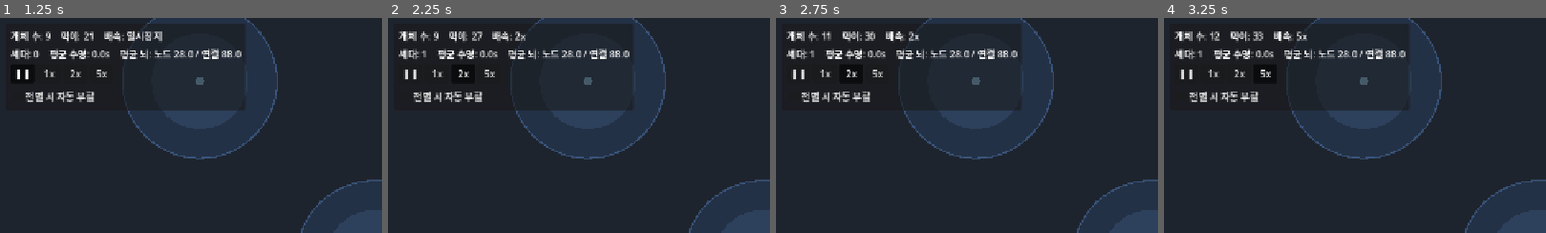
Above: before the commit, frames 1-4 (left to right).
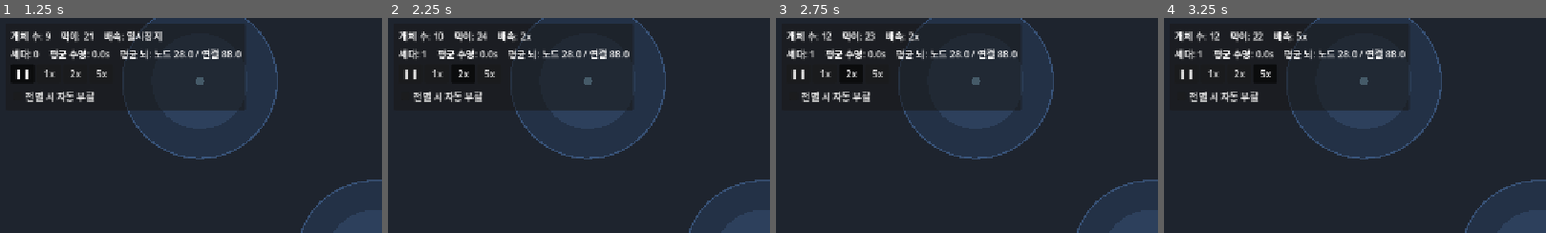
Above: after the commit, the same moments.

Repository: MoriochoRadio/mindlings
Game: Godot game, scene res://scenes/Main.tscn
Two runs of this game, one before a commit and one after it. Both use one fixed random seed, a clock stepped at 60 frames per second and the inputs below.
Inputs:
- Up to frame 1 (1.25 s): click "❚❚" at 0.5 s
- Up to frame 2 (2.25 s): click "1x" at 1.25 s; click "2x" at 2 s
- Up to frame 3 (2.75 s): no input
- Up to frame 4 (3.25 s): click "5x" at 2.75 s
The pictures show only the part of the screen within x 0-50%, y 0-50%; the shares and areas given below are measured in that part.

Frame 1 is identical in both runs. In frame 2, 0.8% of the frame differs, in the area x 12-38%, y 6-12%; in frame 3, 0.1%; in frame 4, less than 0.1%.

Commit message:
refactor(방향C): 진단 근거로 안전망 기본 OFF + 셀링 정직하게 조정
AI 기여도 진단(docs/AI_DIAGNOSIS.md) 결과에 따른 방향 C 1차 실행:
- 생존은 창시자 본능이 100% 결정, 생애 학습 기여 거의 0, 매 틱 안전망은 역효과로 확증.
- survival_scaffolding 기본값 true→false: 본능만으로 안정적이며 채집·수명이 오히려 개선
  (포식 압력에서도 없이 안정). 토글은 남겨 비교·디버그 가능.
- GAME_DESIGN 셀링을 "진짜 학습 AI"(과장) → "읽히는 마음+신 간섭+관계 드라마"(실제 강점)로.
- 생애 학습을 '생존 엔진'이 아닌 '읽히는 습관·선호'로 재정의(부트스트랩 문제 우회, 구현은 후속).
- 진단 리포트 docs/AI_DIAGNOSIS.md 신규(방법·결과·결론·한계, 재현 커맨드 포함).

Co-Authored-By: Claude Opus 4.8 <noreply@anthropic.com>

Diff:
--- a/scripts/World.gd
+++ b/scripts/World.gd
@@ -170,12 +170,12 @@
 ## 반드시 개체 sense_radius(기본 220) 이상이어야 3x3 조회로 충분하다.
 @export var grid_cell_size: float = 240.0
 
-@export_group("진단/실험")
+@export_group("행동/AI")
 ## 매 틱 하드코딩 생존 보정(갈증 반사 드라이브 · 생활권 복귀 · 욕구 재확립 · 만족 사교)을 켜고 끈다.
-## 끄면 개체 행동이 순수 신경망(+창시자 본능 가중치 instinct_strength)만으로 결정된다.
-## AI 기여도 진단용: instinct_strength·이 값·learning_enabled 세 축을 조합해 "신경망이 실제로
-## 얼마나 행동을 책임지나"를 계측한다. 프로덕션 기본값은 true(현재 동작 유지).
-@export var survival_scaffolding: bool = true
+## 2026-07-02 방향 C(docs/AI_DIAGNOSIS.md): 계측 결과 이 안전망은 불필요하며 오히려 채집·수명을
+## 낮추는 역효과였다(본능이 안정성을 100% 책임짐, 포식 압력에서도 없이 안정). 그래서 기본 OFF로
+## 전환해 코드·행동을 단순화하고 창발 여지를 회복한다. true로 켜면 옛 안전망 동작(비교·디버그용).
+@export var survival_scaffolding: bool = false
 
 @onready var _creatures: Node2D = $Creatures
 @onready var _food: Node2D = $Food
Not shown, added: docs/AI_DIAGNOSIS.md
Not shown, changed: docs/GAME_DESIGN.md
